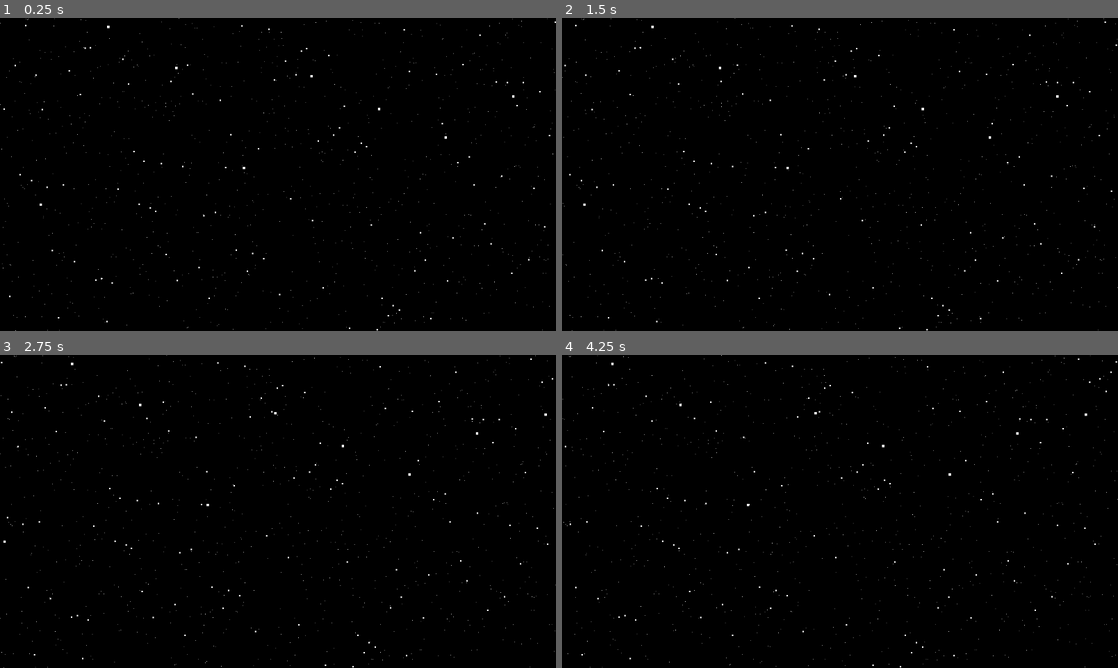
Above: before the commit, frames 1-4 (two rows, left to right).
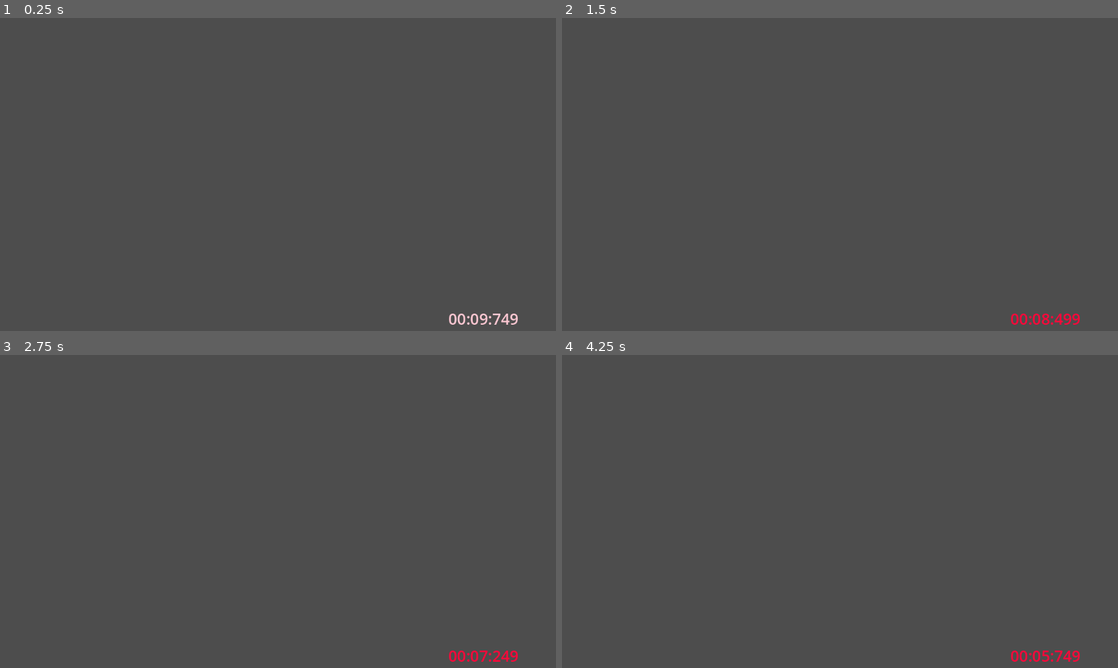
Above: after the commit, the same moments.

Repository: CS196Illinois/Group30-FA23
Game: Godot game, scene res://Scenes/ui.tscn
The game is run twice, just before and just after one commit, with the same random seed, the same clock (stepped at 60 frames per second) and the same inputs. Before the commit the project starts from res://Scenes/background_stars.tscn.
Inputs (mouse positions are in pixels of both pictures, inside the frame that each line leads up to):
- Up to frame 1 (0.25 s): no input
- Up to frame 2 (1.5 s): move the mouse to (962, 158) at 0.52 s; move the mouse to (728, 190) at 1.27 s
- Up to frame 3 (2.75 s): move the mouse to (333, 442) at 2.02 s
- Up to frame 4 (4.25 s): move the mouse to (812, 574) at 2.77 s; move the mouse to (1006, 558) at 3.52 s

The runs differ from the first frame. In frame 1, 100% of the frame differs, in the area x 0-100%, y 0-100%; in frame 2, 100%; in frame 3, 100%; in frame 4, 100%.

Commit message:
removed dependencies for timer

Diff:
--- a/Project/Scenes/background_stars.tscn
+++ b/Project/Scenes/background_stars.tscn
@@ -1,39 +1,33 @@
 [gd_scene load_steps=4 format=3 uid="uid://dhlrlb7ngnrtu"]
 
 [sub_resource type="ParticleProcessMaterial" id="ParticleProcessMaterial_fftng"]
+particle_flag_disable_z = true
 emission_shape = 3
 emission_box_extents = Vector3(1, 324, 1)
-particle_flag_disable_z = true
 spread = 0.0
-gravity = Vector3(0, 0, 0)
 initial_velocity_min = -10.0
 initial_velocity_max = -10.0
-orbit_velocity_min = 0.0
-orbit_velocity_max = 0.0
+gravity = Vector3(0, 0, 0)
 
 [sub_resource type="ParticleProcessMaterial" id="ParticleProcessMaterial_yljxw"]
+particle_flag_disable_z = true
 emission_shape = 3
 emission_box_extents = Vector3(1, 324, 1)
-particle_flag_disable_z = true
 spread = 0.0
-gravity = Vector3(0, 0, 0)
 initial_velocity_min = -20.0
 initial_velocity_max = -20.0
-orbit_velocity_min = 0.0
-orbit_velocity_max = 0.0
+gravity = Vector3(0, 0, 0)
 scale_min = 3.0
 scale_max = 3.0
 
 [sub_resource type="ParticleProcessMaterial" id="ParticleProcessMaterial_jyln2"]
+particle_flag_disable_z = true
 emission_shape = 3
 emission_box_extents = Vector3(1, 324, 1)
-particle_flag_disable_z = true
 spread = 0.0
-gravity = Vector3(0, 0, 0)
 initial_velocity_min = -30.0
 initial_velocity_max = -30.0
-orbit_velocity_min = 0.0
-orbit_velocity_max = 0.0
+gravity = Vector3(0, 0, 0)
 scale_min = 5.0
 scale_max = 5.0
 
--- a/Project/Scenes/ui.tscn
+++ b/Project/Scenes/ui.tscn
@@ -1,8 +1,6 @@
-[gd_scene load_steps=7 format=3 uid="uid://q1rnjt7scsbx"]
+[gd_scene load_steps=5 format=3 uid="uid://q1rnjt7scsbx"]
 
 [ext_resource type="Script" path="res://Scripts/remainingTime.gd" id="1_mntni"]
-[ext_resource type="FontFile" uid="uid://dmfk1ewsy5bpq" path="res://Resources/Fonts/PressStart2P.ttf" id="1_wohov"]
-[ext_resource type="VideoStream" path="res://Resources/explosion.ogv" id="3_wy68g"]
 
 [sub_resource type="Animation" id="Animation_isjco"]
 length = 0.001
@@ -54,7 +52,6 @@
 grow_horizontal = 0
 grow_vertical = 0
 theme_override_colors/font_color = Color(1, 1, 1, 1)
-theme_override_fonts/font = ExtResource("1_wohov")
 theme_override_font_sizes/font_size = 32
 text = "fdsasdf"
 horizontal_alignment = 1
@@ -65,11 +62,3 @@
 libraries = {
 "": SubResource("AnimationLibrary_7a7oq")
 }
-
-[node name="VideoStreamPlayer" type="VideoStreamPlayer" parent="remainingTime"]
-layout_mode = 0
-offset_left = -563.0
-offset_top = -455.0
-offset_right = 77.0
-offset_bottom = -87.0
-stream = ExtResource("3_wy68g")
--- a/Project/Scripts/remainingTime.gd
+++ b/Project/Scripts/remainingTime.gd
@@ -3,7 +3,6 @@
 var time = 10
 var is_timer_on = true
 var hasChanged = false
-var hasPlayed = false
 
 func _process(delta):
 	if is_timer_on:
@@ -19,6 +18,3 @@
 	if time <= 0:
 		is_timer_on = false
 		text = "Gameover"
-	if time <= 0 && !hasPlayed:
-		$VideoStreamPlayer.play()
-		hasPlayed = true
--- a/Project/project.godot
+++ b/Project/project.godot
@@ -11,8 +11,8 @@
 [application]
 
 config/name="Space Project"
-run/main_scene="res://Scenes/background_stars.tscn"
-config/features=PackedStringArray("4.1", "Forward Plus")
+run/main_scene="res://Scenes/ui.tscn"
+config/features=PackedStringArray("4.2", "Forward Plus")
 run/collision/shape_color=Color(0, 0.6, 0.7, 0.42)
 run/collision/draw_2d_outlines=true
 
